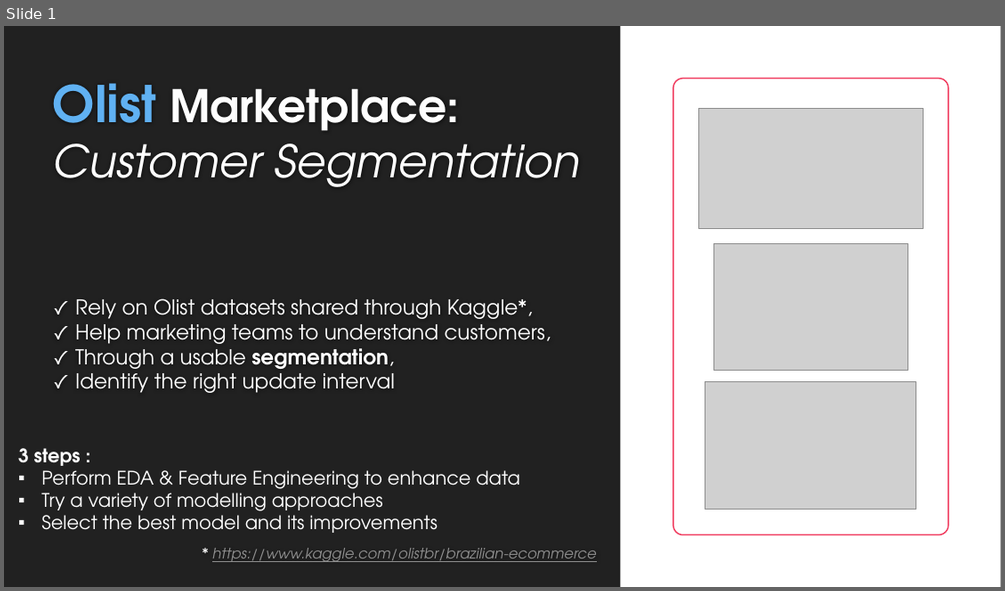
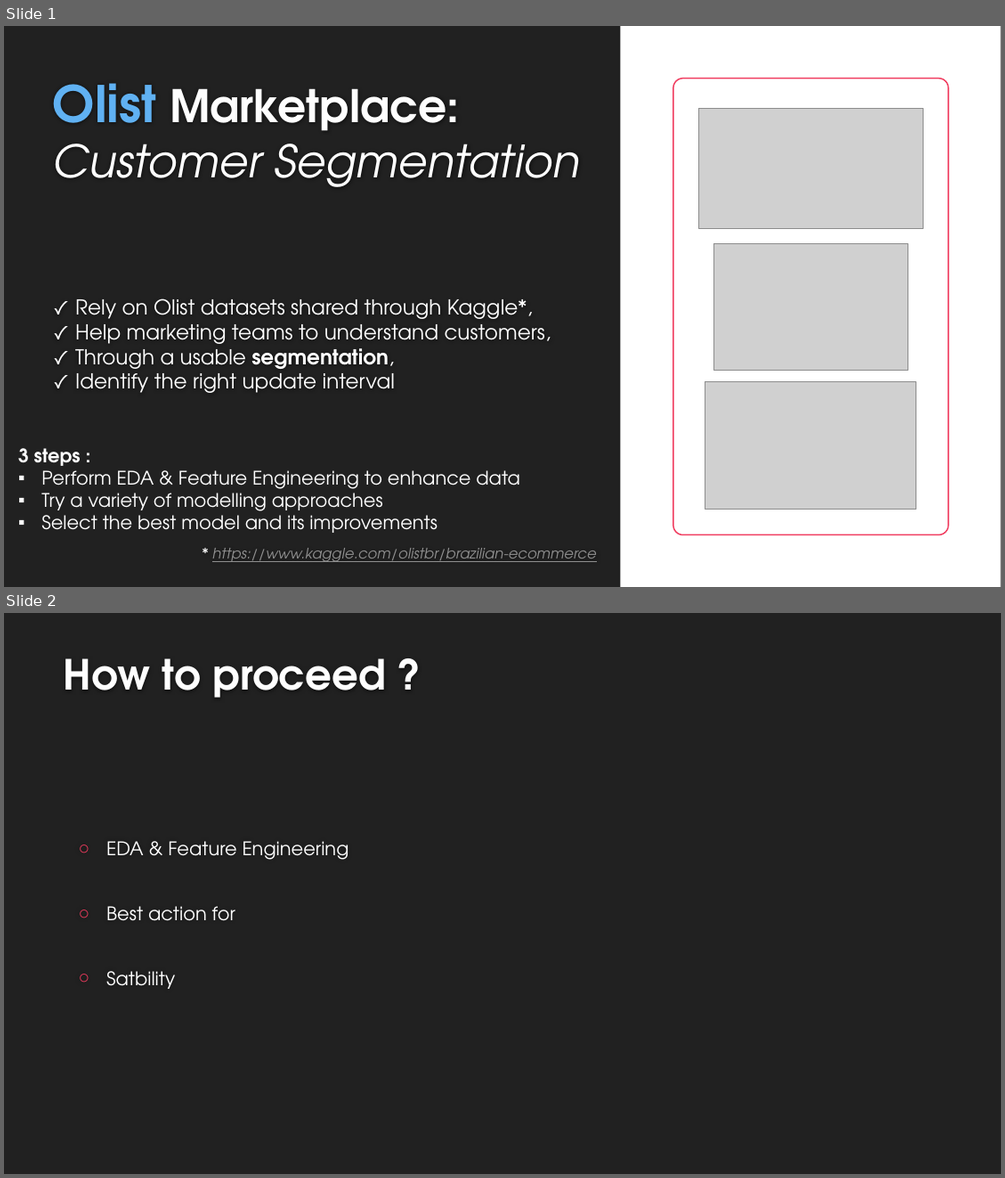
Before and after one commit to EtienneLardeur/P5_CustomerSegmentation, a slide deck: P5Olist_Présentation_initiale.pptx. Shown one above the other, each under a label of ours: slide 1 before the commit, slides 1 and 2 after it. The pictures are 1005x591 and 1005x1178 pixels, drawn with LibreOffice and Linux fonts; fonts in the diff are those of the drawing; grey boxes stand for pictures; background and template pictures are left out. Boxes give left, top, right and bottom in pixels: in the first picture for what was removed or moved away, otherwise in the second. Text is boxed around its words. In the diff, an @@ line names an element or a change of style, - is before the commit and + after.

```diff
--- a/P5Olist_Présentation_initiale.pptx
+++ b/P5Olist_Présentation_initiale.pptx
@@ slide 2 added at (x1=4, y1=613, x2=1001, y2=1174), background #212121 @@
@@ title added at (x1=64, y1=658, x2=386, y2=698), 40 pt, text #FEFEFE, bold @@
+How to proceed ?
@@ text added at (x1=106, y1=841, x2=349, y2=989), 18 pt, text #FFFFFF @@
+○ EDA & Feature Engineering
+○ Best action for
+○ Satbility
```
Also in this commit, not shown: 4 slides changed, 1 slide removed.
